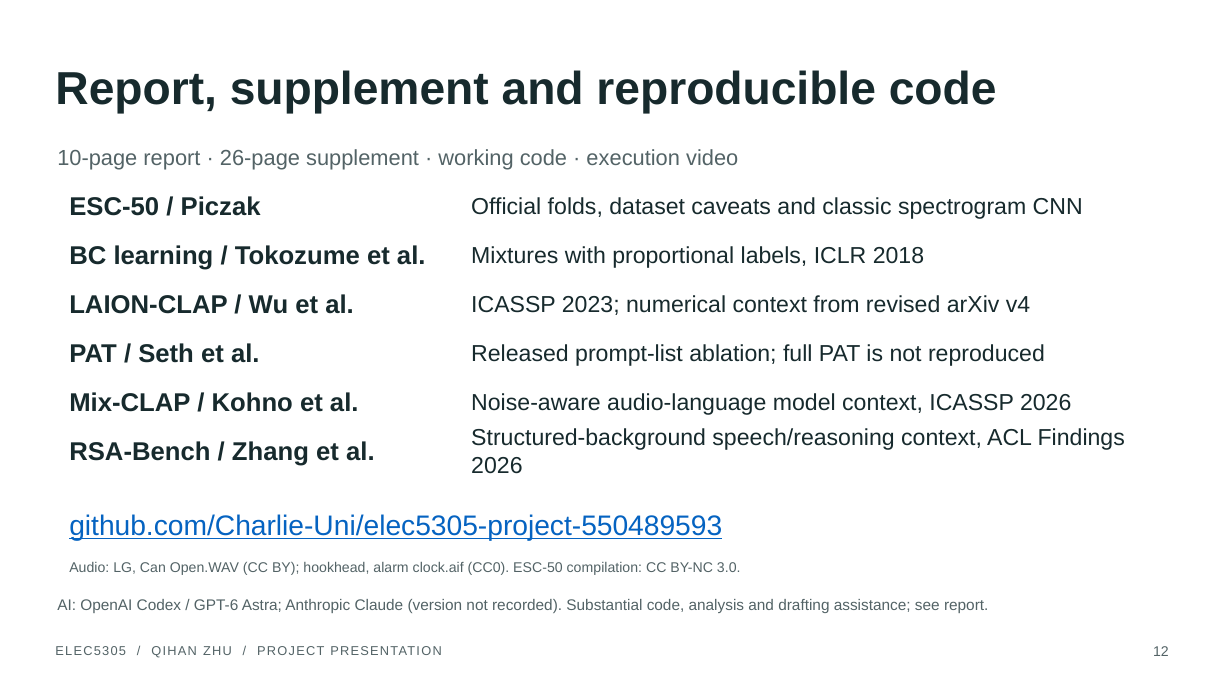
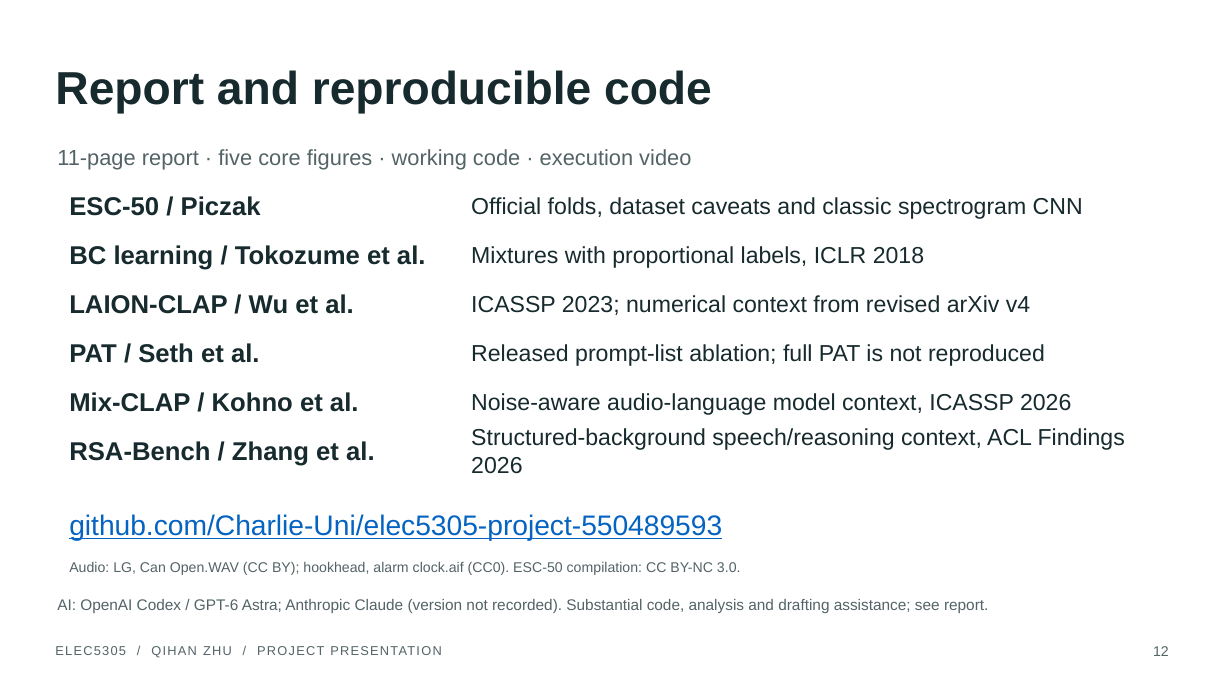
Before and after one commit to Charlie-Uni/elec5305-project-550489593, a slide deck: slide 12 of results/final_submission_20261110/presentation.pptx. Drawn at 1232x693 pixels with LibreOffice and Linux fonts; fonts in the diff are those of the drawing. Boxes give left, top, right and bottom in pixels: in the first picture for what was removed or moved away, otherwise in the second. Text is boxed around its words. In the diff, an @@ line names an element or a change of style, - is before the commit and + after.

Commit message:
Make the final report self-contained and verify rubric coverage

```diff
--- a/results/final_submission_20261110/presentation.pptx
+++ b/results/final_submission_20261110/presentation.pptx
@@ text at (55, 70, 712, 114): text changed @@
-Report, supplement and reproducible code
+Report and reproducible code
@@ text at (57, 149, 691, 170): text changed @@
-10-page report · 26-page supplement · working code · execution video
+11-page report · five core figures · working code · execution video
```
Also in this commit, not shown: 39 other files.
